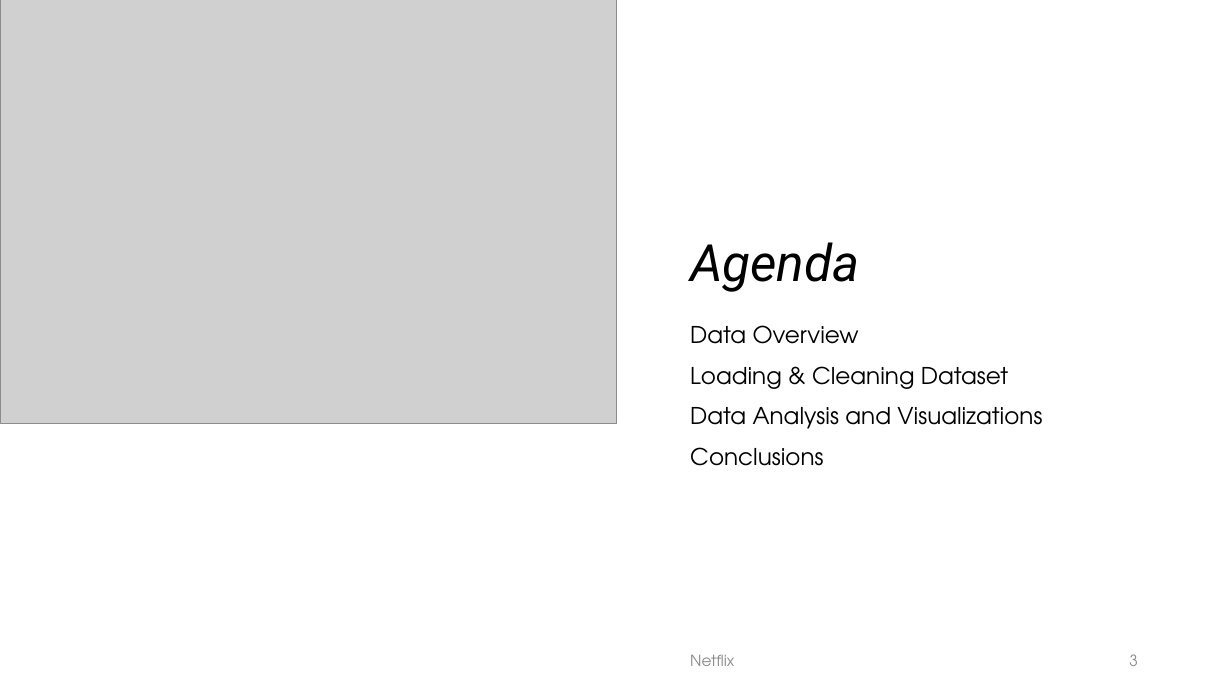
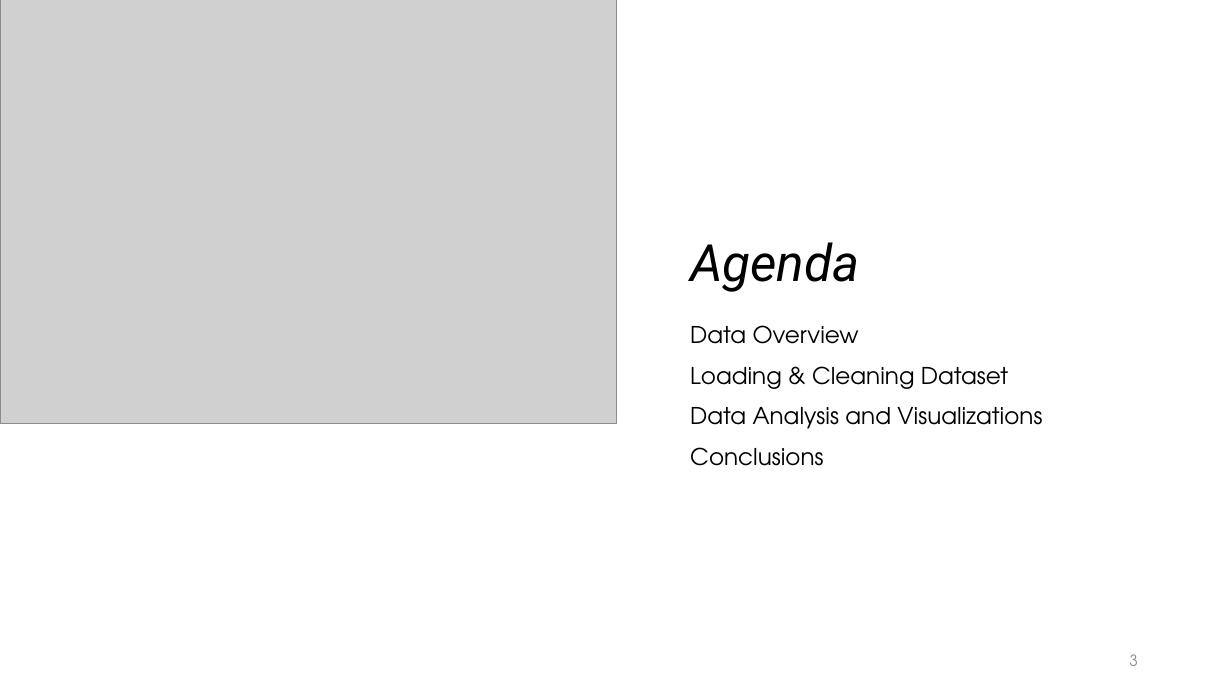
Before and after one commit to Kevinle76/NetFlix, a slide deck: slide 3 of Project_1.pptx. Drawn at 1232x693 pixels with LibreOffice and Linux fonts; fonts in the diff are those of the drawing; grey boxes stand for pictures. Boxes give left, top, right and bottom in pixels: in the first picture for what was removed or moved away, otherwise in the second. Text is boxed around its words. In the diff, an @@ line names an element or a change of style, - is before the commit and + after.

```diff
--- a/Project_1.pptx
+++ b/Project_1.pptx
@@ text removed at [690, 654, 734, 666] @@
-Netflix
```
Also in this commit, not shown: 7 other slides changed, 15 other files.
